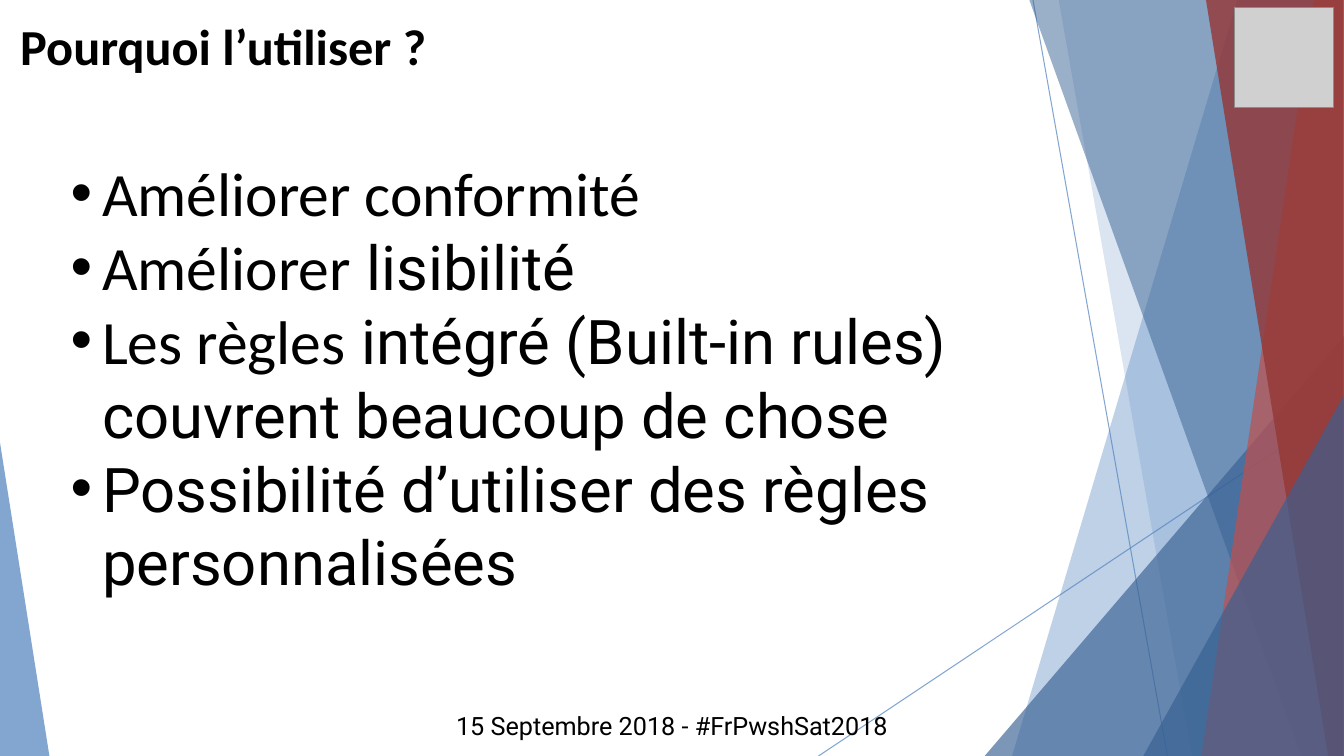
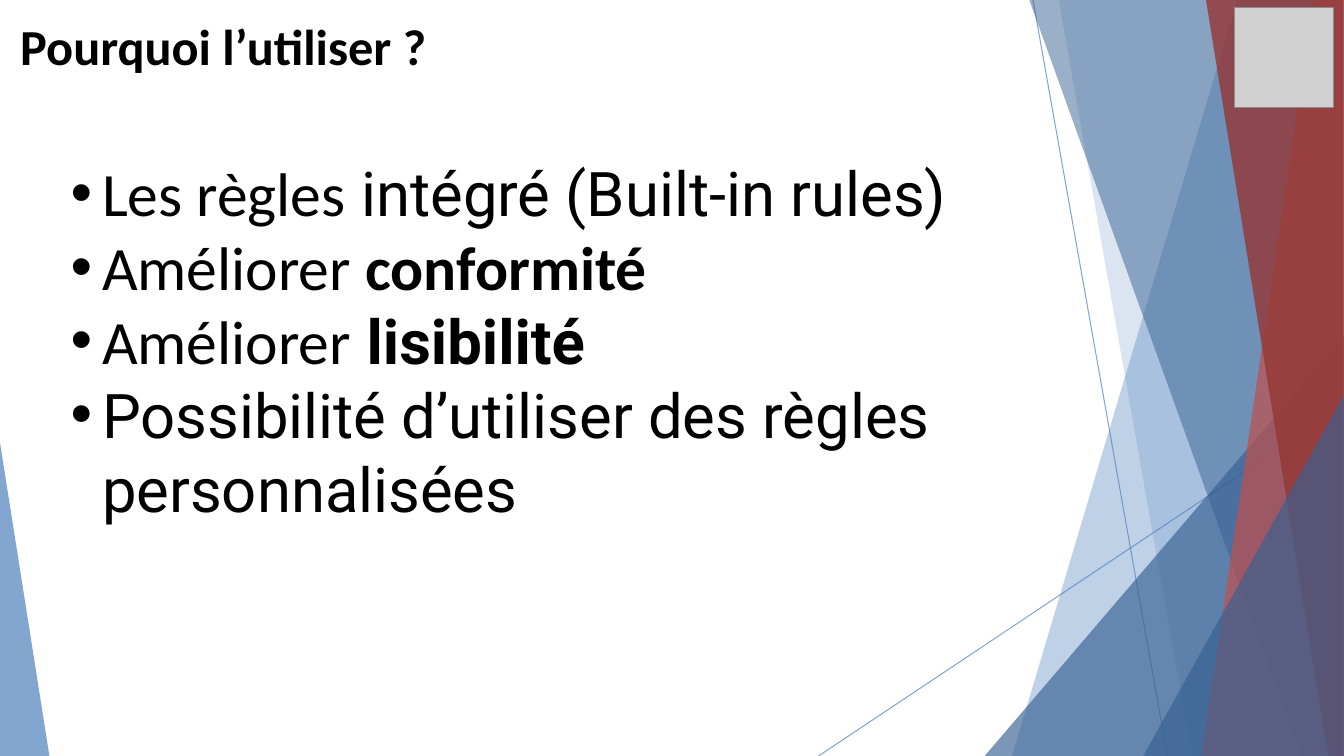
Before and after one commit to lazywinadmin/Presentations, a slide deck: slide 5 of 20190122-Creer_des_regles_custom_PSScriptAnalyzer/FrPSUG-Creer_vos_regles_customs_PSScriptAnalayzer.pptx (slide 4 before the commit). Drawn at 1344x756 pixels with LibreOffice and Linux fonts; fonts in the diff are those of the drawing; grey boxes stand for pictures. Boxes give left, top, right and bottom in pixels: in the first picture for what was removed or moved away, otherwise in the second. Text is boxed around its words. In the diff, an @@ line names an element or a change of style, - is before the commit and + after.

```diff
--- a/20190122-Creer_des_regles_custom_PSScriptAnalyzer/FrPSUG-Creer_vos_regles_customs_PSScriptAnalayzer.pptx
+++ b/20190122-Creer_des_regles_custom_PSScriptAnalyzer/FrPSUG-Creer_vos_regles_customs_PSScriptAnalayzer.pptx
@@ text at bbox=[102, 167, 947, 230]: paragraph added @@
+  • Les règles intégré (Built-in rules)
@@ text at bbox=[102, 246, 647, 365]: bold on in "conformité", "lisibilité" @@
@@ text at bbox=[102, 315, 947, 451]: paragraph removed @@
-  • Les règles intégré (Built-in rules) couvrent beaucoup de chose
@@ text removed at bbox=[456, 712, 888, 741] @@
-15 Septembre 2018 - #FrPwshSat2018
```
Also in this commit, not shown: 2 other slides changed, 6 slides added, 3 slides removed.
